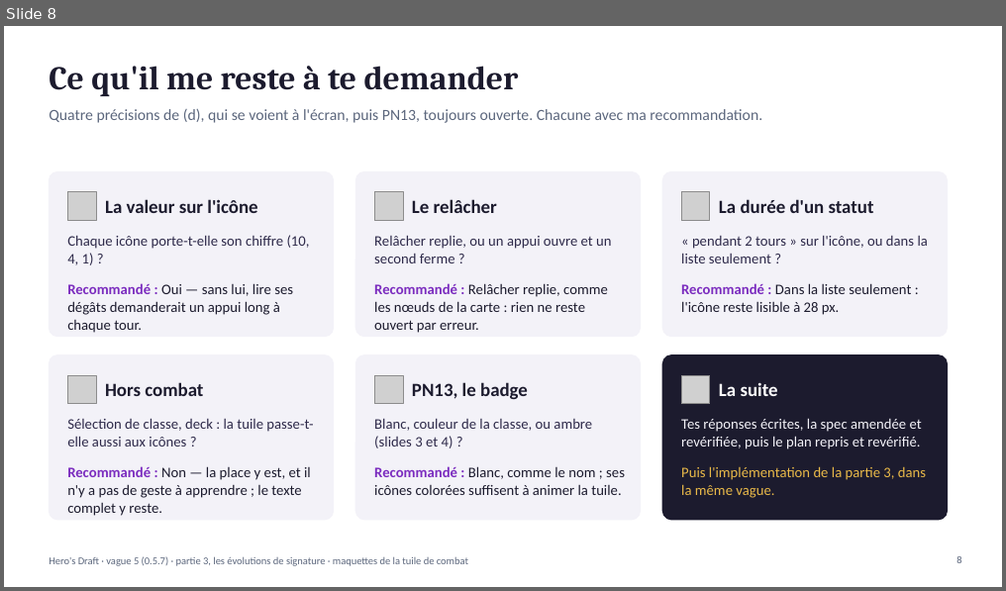
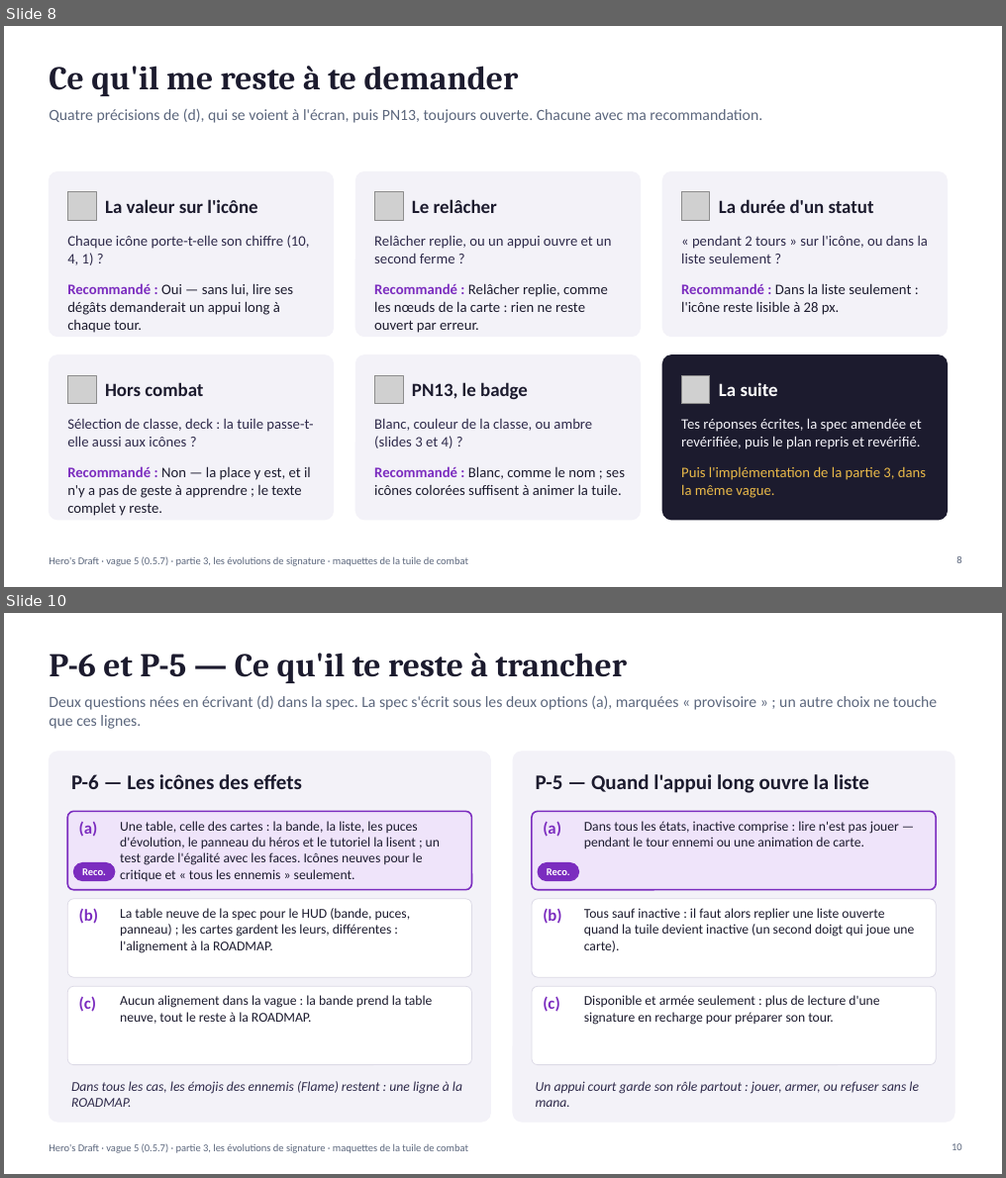
Before and after one commit to Hex-Umbra/hero-s-draft, a slide deck: docs/presentations/2026-11-03_vague_5_pn12_pn13_maquettes.pptx. Shown one above the other, each under a label of ours: slide 8 before the commit, slides 8 and 10 after it; the slides between them are not shown. The pictures are 1006x591 and 1006x1178 pixels, drawn with LibreOffice and Linux fonts; fonts in the diff are those of the drawing; grey boxes stand for pictures. Boxes give left, top, right and bottom in pixels: in the first picture for what was removed or moved away, otherwise in the second. Text is boxed around its words. In the diff, an @@ line names an element or a change of style, - is before the commit and + after.

```diff
--- a/docs/presentations/2026-11-03_vague_5_pn12_pn13_maquettes.pptx
+++ b/docs/presentations/2026-11-03_vague_5_pn12_pn13_maquettes.pptx
@@ slide 10 added at (4,613,1002,1174), background #FFFFFF; not listed: 1 template element that a slide beside it also shows @@
@@ title added at (49,653,627,683), 32 pt, text #1C1B2E, bold @@
+P-6 et P-5 — Ce qu'il te reste à trancher
@@ text added at (49,695,937,729), 15 pt, text #5C677D @@
+Deux questions nées en écrivant (d) dans la spec. La spec s'écrit sous les deux options (a), marquées « provisoire » ; un autre choix ne touche que ces lignes.
@@ rounded rectangle added at (49,752,491,1122), fill #F3F2F8, outline #F3F2F8 1 pt @@
@@ rounded rectangle added at (513,752,954,1122), fill #F3F2F8, outline #F3F2F8 1 pt @@
@@ text added at (71,774,302,789), 20 pt, text #1C1B2E, bold @@
+P-6 — Les icônes des effets
@@ text added at (536,774,869,793), 20 pt, text #1C1B2E, bold @@
+P-5 — Quand l'appui long ouvre la liste
@@ rounded rectangle added at (67,811,472,890), fill #EFE4FA, outline #7B2CBF 1.5 pt @@
@@ rounded rectangle added at (532,811,936,890), fill #EFE4FA, outline #7B2CBF 1.5 pt @@
@@ text added at (79,822,98,837), 16 pt, text #7B2CBF, bold @@
+(a)
@@ text added at (120,821,440,881), 13 pt, text #1C1B2E @@
+Une table, celle des cartes : la bande, la liste, les puces d'évolution, le panneau du héros et le tutoriel la lisent ; un test garde l'égalité avec les faces. Icônes neuves pour le critique et « tous les ennemis » seulement.
@@ text added at (543,821,561,837), 16 pt, text #7B2CBF, bold @@
+(a)
@@ text added at (584,821,899,849), 13 pt, text #1C1B2E @@
+Dans tous les états, inactive comprise : lire n'est pas jouer — pendant le tour ennemi ou une animation de carte.
@@ rounded rectangle added at (73,863,115,881), fill #7B2CBF, outline #7B2CBF 1 pt @@
@@ text added at (82,868,106,875), 10 pt, text #FFFFFF, bold @@
+Reco.
@@ rounded rectangle added at (538,863,579,881), fill #7B2CBF, outline #7B2CBF 1 pt @@
@@ text added at (547,868,570,875), 10 pt, text #FFFFFF, bold @@
+Reco.
@@ rounded rectangle added at (67,899,472,977), fill #FFFFFF, outline #DCDAE6 0.75 pt @@
@@ text added at (79,908,98,924), 16 pt, text #7B2CBF, bold @@
+(b)
@@ text added at (120,908,411,954), 13 pt, text #1C1B2E @@
+La table neuve de la spec pour le HUD (bande, puces, panneau) ; les cartes gardent les leurs, différentes : l'alignement à la ROADMAP.
@@ rounded rectangle added at (532,899,936,977), fill #FFFFFF, outline #DCDAE6 0.75 pt @@
@@ text added at (543,908,561,924), 16 pt, text #7B2CBF, bold @@
+(b)
@@ text added at (584,908,914,953), 13 pt, text #1C1B2E @@
+Tous sauf inactive : il faut alors replier une liste ouverte quand la tuile devient inactive (un second doigt qui joue une carte).
@@ rounded rectangle added at (67,986,472,1065), fill #FFFFFF, outline #DCDAE6 0.75 pt @@
@@ text added at (79,996,96,1012), 16 pt, text #7B2CBF, bold @@
+(c)
@@ text added at (120,995,433,1024), 13 pt, text #1C1B2E @@
+Aucun alignement dans la vague : la bande prend la table neuve, tout le reste à la ROADMAP.
@@ rounded rectangle added at (532,986,936,1065), fill #FFFFFF, outline #DCDAE6 0.75 pt @@
@@ text added at (543,996,559,1012), 16 pt, text #7B2CBF, bold @@
+(c)
@@ text added at (584,995,879,1025), 13 pt, text #1C1B2E @@
+Disponible et armée seulement : plus de lecture d'une signature en recharge pour préparer son tour.
@@ text added at (71,1081,462,1107), 13 pt, text #2E2A4A, italic @@
+Dans tous les cas, les émojis des ennemis (Flame) restent : une ligne à la ROADMAP.
@@ text added at (536,1081,919,1107), 13 pt, text #2E2A4A, italic @@
+Un appui court garde son rôle partout : jouer, armer, ou refuser sans le mana.
@@ page number added at (951,1144,962,1151), 10 pt, text #5C677D @@
+10
```
Also in this commit, not shown: 1 other slide added, 1 other file.
